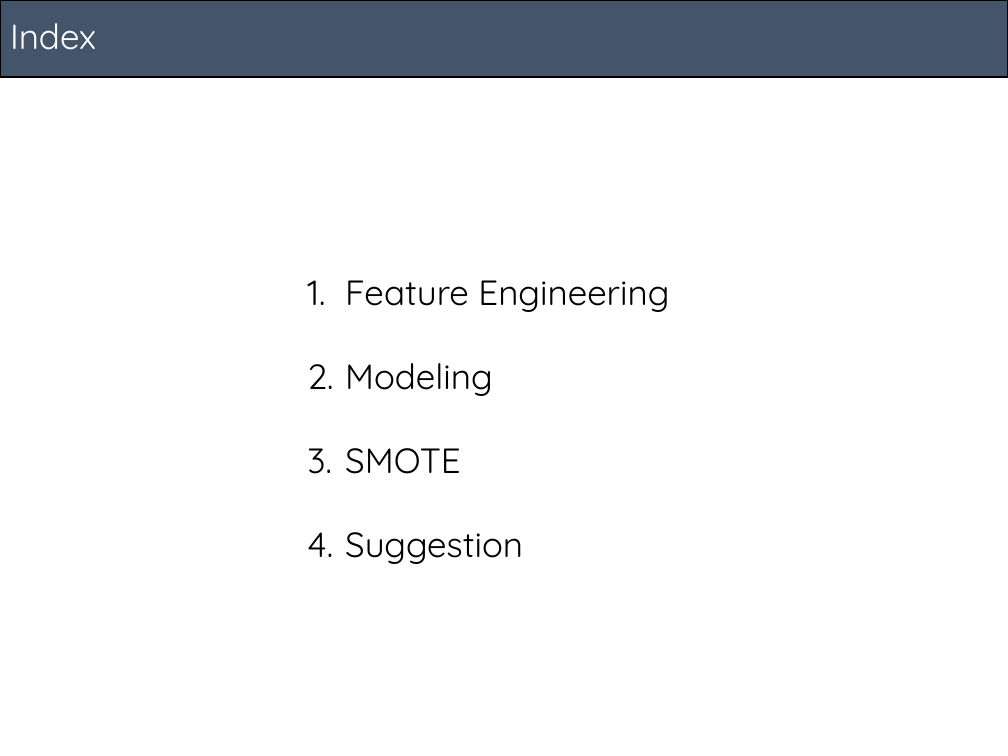
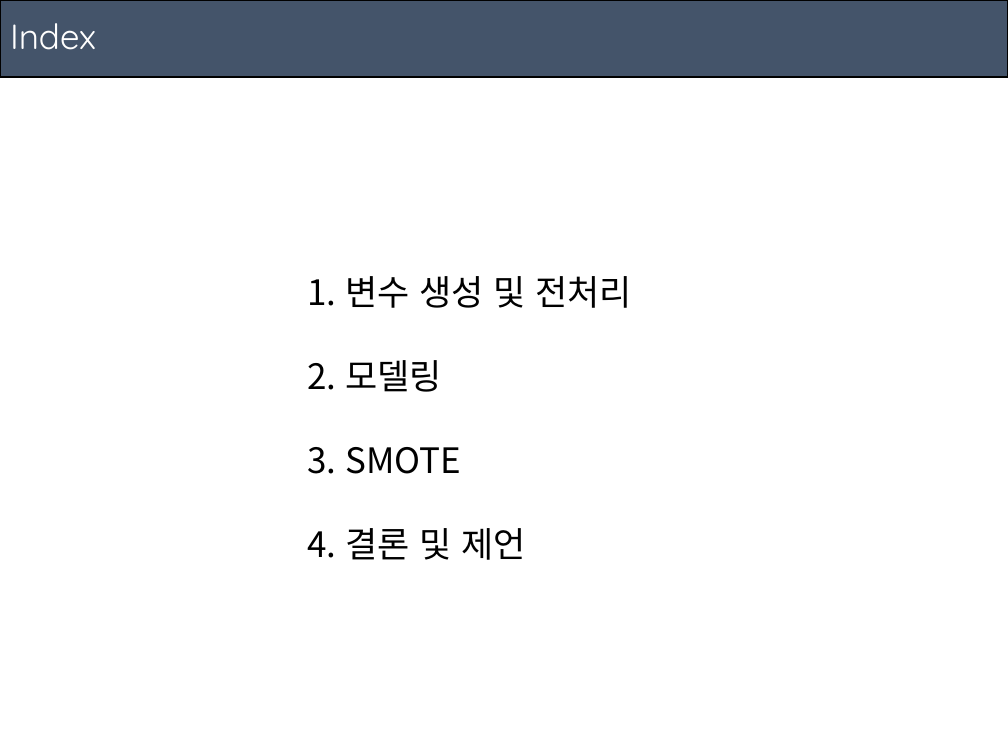
Before and after one commit to ajskdlf64/Bachelor-of-Statistics, a slide deck: slide 2 of 2019 - 02/[응용통계학과] 데이터마이닝/Insuracne Model/Model.pptx. Drawn at 1008x756 pixels with LibreOffice and Linux fonts; fonts in the diff are those of the drawing. Boxes give left, top, right and bottom in pixels: in the first picture for what was removed or moved away, otherwise in the second. Text is boxed around its words. In the diff, an @@ line names an element or a change of style, - is before the commit and + after.

```diff
--- a/2019 - 02/[응용통계학과] 데이터마이닝/Insuracne Model/Model.pptx
+++ b/2019 - 02/[응용통계학과] 데이터마이닝/Insuracne Model/Model.pptx
@@ text at (x1=345, y1=276, x2=631, y2=392): text changed; font Quicksand to Noto Sans CJK KR @@
-1. Feature Engineering
-2. Modeling
+1. 변수 생성 및 전처리
+2. 모델링
@@ text at (x1=345, y1=447, x2=461, y2=474): font Quicksand to Noto Sans CJK KR in "SMOTE" @@
@@ text at (x1=345, y1=528, x2=525, y2=560): text changed; font Quicksand to Noto Sans CJK KR @@
-4. Suggestion
+4. 결론 및 제언
```
Also in this commit, not shown: 10 other slides changed, 6 slides added, 4 slides removed, 7 other files.
